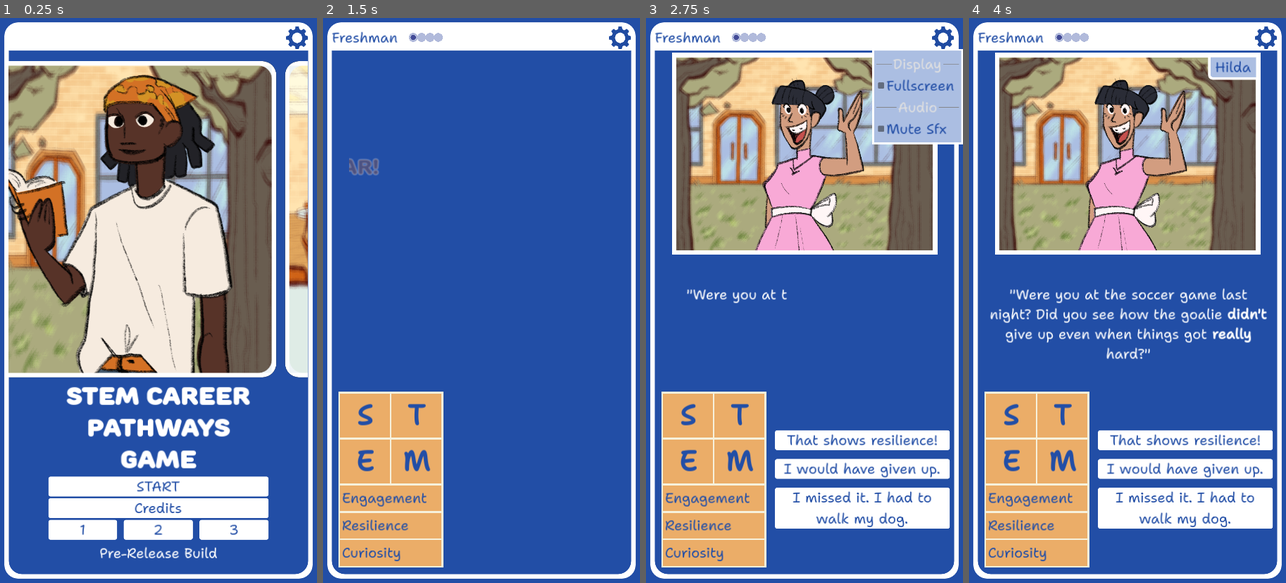
Above: before the commit, frames 1-4 (left to right).
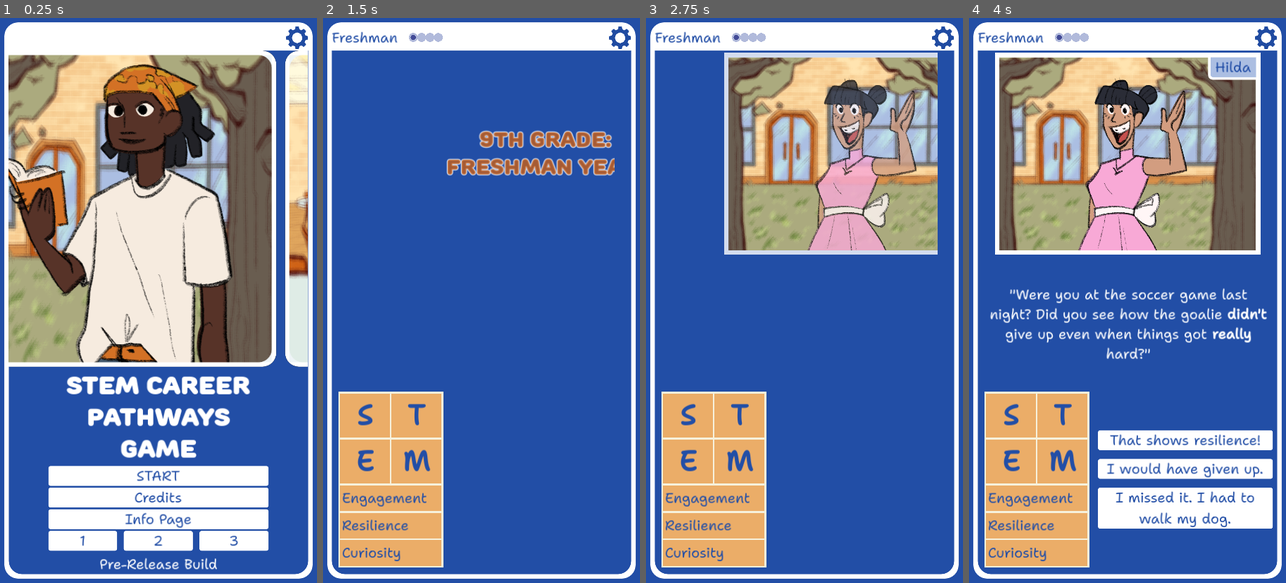
Above: after the commit, the same moments.

Repository: stem-career-paths/game
Game: Godot game, scene res://ui/screen.tscn
Two runs of this game, one before a commit and one after it. Both use one fixed random seed, a clock stepped at 60 frames per second and the inputs below. The engine's default icon, where the game draws it, is replaced by a stand-in: a white triangle on a blue panel in a dark square.
Inputs (mouse positions are in pixels of both pictures, inside the frame that each line leads up to; where the layout moved, square brackets give the same spot in the first picture):
- Up to frame 1 (0.25 s): no input
- Up to frame 2 (1.5 s): click (481, 486) at 0.52 s; click (538, 481) at 1.27 s
- Up to frame 3 (2.75 s): click (861, 481) [943, 40] at 2 s
- Up to frame 4 (4 s): tap Enter at 2.75 s; drag from (1127, 323) to (1159, 176) at 2.77 s; tap Space at 3.5 s; drag from (1064, 328) to (1111, 413) at 3.52 s

The runs differ from the first frame. In frame 1, 30% of the frame differs, in the area x 2-98%, y 5-98%; in frame 2, 2.6%; in frame 3, 37%, in the area x 8-100%, y 5-91%; in frame 4, nothing differs.

Commit message:
Add link to info page

Diff:
--- a/project/ui/start_scene.gd
+++ b/project/ui/start_scene.gd
@@ -1,4 +1,6 @@
 extends Control
+
+const INFO_SITE_URL := "https://stem-careers-game.github.io/"
 
 @export var scroll_speed: float = 300.0
 
@@ -49,3 +51,7 @@
 
 func _on_credits_panel_dismissed() -> void:
 	%CreditsOverlay.visible = false
+
+
+func _on_info_page_button_pressed() -> void:
+	OS.shell_open(INFO_SITE_URL)
--- a/project/ui/start_scene.tscn
+++ b/project/ui/start_scene.tscn
@@ -104,6 +104,12 @@
 size_flags_horizontal = 4
 text = "Credits"
 
+[node name="InfoPageButton" parent="BlueBackground/MarginContainer/WhiteBackground/VBoxContainer/MarginContainer/MainPanel/VBoxContainer" instance=ExtResource("5_sj70n")]
+custom_minimum_size = Vector2(500, 0)
+layout_mode = 2
+size_flags_horizontal = 4
+text = "Info Page"
+
 [node name="DebugOptions" type="HBoxContainer" parent="BlueBackground/MarginContainer/WhiteBackground/VBoxContainer/MarginContainer/MainPanel/VBoxContainer"]
 unique_name_in_owner = true
 custom_minimum_size = Vector2(500, 0)
@@ -148,4 +154,5 @@
 
 [connection signal="pressed" from="BlueBackground/MarginContainer/WhiteBackground/VBoxContainer/MarginContainer/MainPanel/VBoxContainer/StartButton" to="." method="_on_start_button_pressed"]
 [connection signal="pressed" from="BlueBackground/MarginContainer/WhiteBackground/VBoxContainer/MarginContainer/MainPanel/VBoxContainer/CreditsButton" to="." method="_on_credits_button_pressed"]
+[connection signal="pressed" from="BlueBackground/MarginContainer/WhiteBackground/VBoxContainer/MarginContainer/MainPanel/VBoxContainer/InfoPageButton" to="." method="_on_info_page_button_pressed"]
 [connection signal="dismissed" from="CreditsOverlay/CreditsPanel" to="." method="_on_credits_panel_dismissed"]
